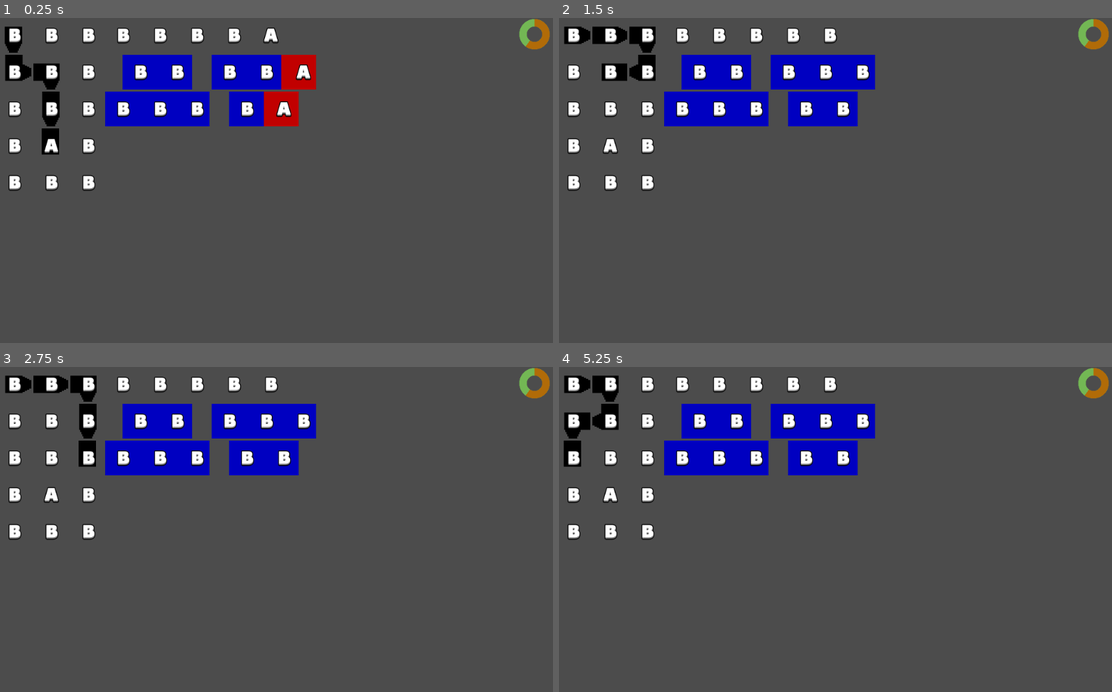
Above: before the commit, frames 1-4 (two rows, left to right).
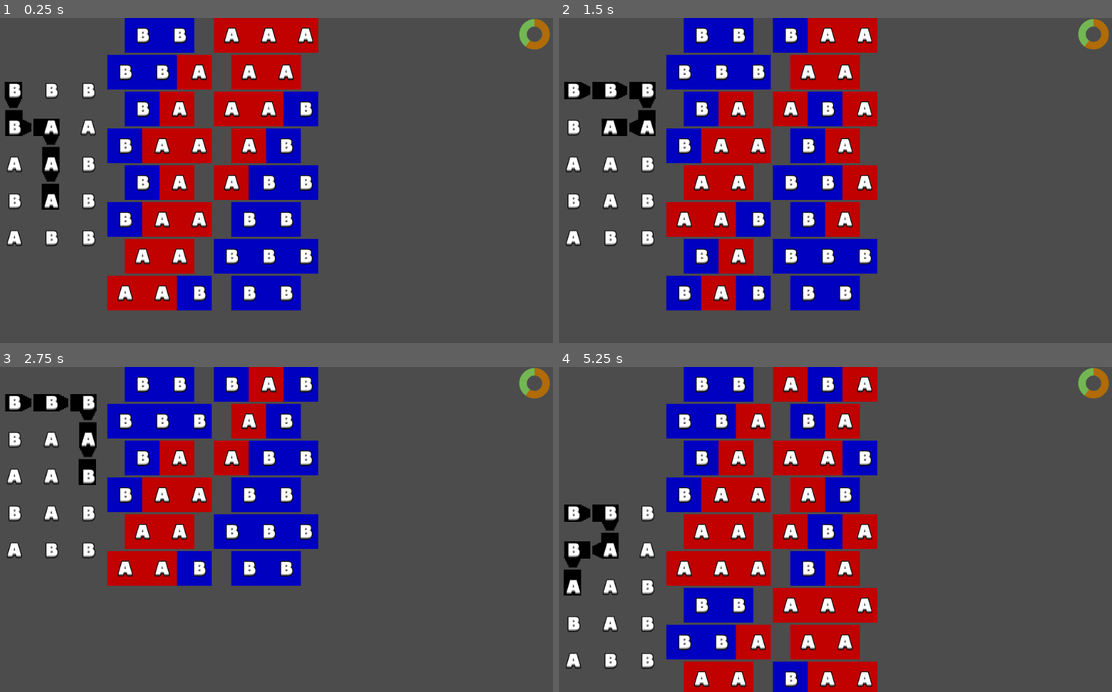
Above: after the commit, the same moments.

Repository: Pe3Hu/uri
Game: Godot game, scene res://scenes/Game.tscn
The game is run twice, just before and just after one commit, with the same random seed, the same clock (stepped at 60 frames per second) and the same inputs.
Inputs (mouse positions are in pixels of both pictures, inside the frame that each line leads up to):
- Up to frame 1 (0.25 s): no input
- Up to frame 2 (1.5 s): tap Enter at 0.5 s; move the mouse to (957, 164) at 0.52 s; click (957, 164) at 0.67 s; tap Space at 1.25 s; move the mouse to (724, 196) at 1.27 s; hold S from 1.28 s (still down); click (724, 196) at 1.42 s
- Up to frame 3 (2.75 s): tap Enter at 2 s; move the mouse to (331, 458) at 2.02 s; release S at 2.03 s; click (331, 458) at 2.17 s
- Up to frame 4 (5.25 s): tap Space at 2.75, 4.25 s; move the mouse to (807, 594) at 2.77 s; click (807, 594) at 2.92 s; tap Enter at 3.5 s; move the mouse to (1001, 578) at 3.52 s; hold S from 3.53 s (still down); click (1001, 578) at 3.67 s; move the mouse to (664, 480) at 4.27 s; click (664, 480) at 4.42 s; move the mouse to (863, 529) at 5.02 s; click (863, 529) at 5.17 s

The runs differ from the first frame. In frame 1, 31% of the frame differs, in the area x 0-58%, y 0-90%; in frame 2, 31%; in frame 3, 23%; in frame 4, 34%, in the area x 0-58%, y 0-100%.

Commit message:
update version 0.006
1. Mots update

Diff:
--- a/scenes/Game.tscn
+++ b/scenes/Game.tscn
@@ -1,11 +1,9 @@
-[gd_scene load_steps=7 format=2]
+[gd_scene load_steps=5 format=2]
 
 [ext_resource path="res://assets/bars/ring.png" type="Texture" id=1]
 [ext_resource path="res://scripts/Game.gd" type="Script" id=2]
 [ext_resource path="res://scripts/MapDraw.gd" type="Script" id=3]
-[ext_resource path="res://scenes/Livre/Livre.tscn" type="PackedScene" id=4]
-[ext_resource path="res://scenes/Mot/Mot.tscn" type="PackedScene" id=5]
-[ext_resource path="res://scenes/Pattern/Pattern.tscn" type="PackedScene" id=6]
+[ext_resource path="res://scenes/Lutte/Lutte.tscn" type="PackedScene" id=4]
 
 [node name="Game" type="Node"]
 script = ExtResource( 2 )
@@ -31,12 +29,6 @@
 visible = false
 script = ExtResource( 3 )
 
-[node name="Pattern" parent="." instance=ExtResource( 6 )]
-
-[node name="Mot" parent="." instance=ExtResource( 5 )]
-margin_left = 200.0
-margin_right = 200.0
-
-[node name="Livre" parent="." instance=ExtResource( 4 )]
+[node name="Lutte" parent="." instance=ExtResource( 4 )]
 
 [connection signal="timeout" from="Timer" to="." method="_on_Timer_timeout"]
--- a/scenes/Livre/Livre.gd
+++ b/scenes/Livre/Livre.gd
@@ -27,7 +27,7 @@
 
 
 func spawn_lettre(col_: int) -> void:
-	var vocabulary = ["A","B","B"]
+	var vocabulary = ["A","B","B","B"]
 	var letter = Global.get_random_element(vocabulary)
 	var frame_index = Global.ALPHABET.find(letter)+Global.NUMBER_SHIFT
 	var grid = Vector2(col_,rows-1)
--- /dev/null
+++ b/scenes/Lutte/Lutte.gd
@@ -0,0 +1,24 @@
+extends Control
+
+
+
+func init_mots():
+	reset_mots()
+	find_all_words()
+
+
+func reset_mots() -> void:
+	for child in $H/Mots.get_children():
+		child.queue_free()
+
+
+func find_all_words() -> void:
+	$H/C/Pattern.init_all_anchors()
+
+
+func add_mot() -> void:
+	$H/C/Pattern.add_mot()
+
+
+func generate_sequance() -> void:
+	$H/C/Pattern.generate_sequance()
--- /dev/null
+++ b/scenes/Lutte/Lutte.tscn
@@ -0,0 +1,37 @@
+[gd_scene load_steps=4 format=2]
+
+[ext_resource path="res://scenes/Pattern/Pattern.tscn" type="PackedScene" id=2]
+[ext_resource path="res://scenes/Livre/Livre.tscn" type="PackedScene" id=3]
+[ext_resource path="res://scenes/Lutte/Lutte.gd" type="Script" id=4]
+
+[node name="Lutte" type="Control"]
+anchor_right = 1.0
+anchor_bottom = 1.0
+script = ExtResource( 4 )
+
+[node name="H" type="HBoxContainer" parent="."]
+margin_right = 40.0
+margin_bottom = 40.0
+
+[node name="C" type="CenterContainer" parent="H"]
+margin_right = 36.0
+margin_bottom = 40.0
+size_flags_horizontal = 3
+size_flags_vertical = 3
+
+[node name="Pattern" parent="H/C" instance=ExtResource( 2 )]
+margin_left = 18.0
+margin_top = 20.0
+margin_right = 18.0
+margin_bottom = 20.0
+
+[node name="Livre" parent="H/C" instance=ExtResource( 3 )]
+margin_left = 18.0
+margin_top = 20.0
+margin_right = 18.0
+margin_bottom = 20.0
+
+[node name="Mots" type="GridContainer" parent="H"]
+margin_left = 40.0
+margin_right = 40.0
+margin_bottom = 40.0
--- a/scenes/Mot/Mot.gd
+++ b/scenes/Mot/Mot.gd
@@ -10,6 +10,7 @@
 
 var lettres = []
 var permutations = []
+var value = ""
 
 
 func _ready():
@@ -35,7 +36,6 @@
 	var sizes = get_all_sizes()
 	get_all_syllabes(sizes)
 	fill_permutations()
-	print()
 
 
 func get_all_sizes() -> Array:
--- a/scenes/Mot/Mot.tscn
+++ b/scenes/Mot/Mot.tscn
@@ -6,3 +6,4 @@
 script = ExtResource( 1 )
 
 [node name="Word" type="GridContainer" parent="."]
+visible = false
--- a/scenes/Pattern/Pattern.gd
+++ b/scenes/Pattern/Pattern.gd
@@ -2,20 +2,21 @@
 class_name Pattern
 
 var cell_scene = preload("res://scenes/Cell/Cell.tscn")
+var mot_scene = preload("res://scenes/Mot/Mot.tscn")
 
 var cols = 3
 var rows = 5
 
 var cells = []
 var sequance = []
-var mot
+var mots
 var livre
 
 func _ready():
 	columns = cols
 	init_empty_cells()
 	generate_sequance()
-	mot = get_parent().get_node("Mot")
+	mots = get_parent().get_parent().get_node("Mots")
 	livre = get_parent().get_node("Livre")
 
 
@@ -132,15 +133,51 @@
 		cell.set_frame(frame)
 
 
-func fill_mot() -> void:
-	mot.lettres = []
+func add_mot(anchor_: Vector2) -> void:
+	var new_mot = mot_scene.instance()
 
 	for grid in sequance:
-		var lettre = livre.get_lettre(grid)
-		mot.lettres.append(lettre)
+		var lettre = livre.get_lettre(grid+anchor_)
+		new_mot.value += lettre.value
+		new_mot.lettres.append(lettre)
 
-	mot.fill_lettres()
+	var dublicate = false
 
+	for child in mots.get_children():
+		if new_mot.value == child.value:
+			dublicate = true
+			break
+
+	if !dublicate:
+		mots.add_child(new_mot)
+		new_mot.fill_lettres()
+
+
+func init_all_anchors() -> Array:
+	var anchors = []
+	var min_grid = Vector2.ONE*max(rows,cols)
+	var max_grid = Vector2.ZERO
+
+	for grid in sequance:
+		if grid.x > max_grid.x:
+			max_grid.x = grid.x
+		if grid.y > max_grid.y:
+			max_grid.y = grid.y
+		if grid.x < min_grid.x:
+			min_grid.x = grid.x
+		if grid.y < min_grid.y:
+			min_grid.y = grid.y
+
+	var sequance_size = max_grid-min_grid
+	var shifts = +Vector2(cols,rows)-sequance_size
+
+	for _i in shifts.x:
+		for _j in shifts.y:
+			var anchor = min_grid+Vector2(_i,_j)
+			anchors.append(anchor)
+			add_mot(anchor)
+
+	return anchors
 
 func get_cell(grid_: Vector2) -> Cell:
 	var index = grid_.y*cols+grid_.x
--- a/scripts/Game.gd
+++ b/scripts/Game.gd
@@ -3,7 +3,7 @@
 
 func _ready():
 	Global.obj.map = Classes_Map.Map.new()
-	$Pattern.fill_mot()
+	$Lutte.init_mots()
 #	Global.rng.randomize()
 #	var index_r = Global.rng.randi_range(0, options.size()-1)
 
@@ -20,8 +20,8 @@
 		Global.mouse_pressed = !Global.mouse_pressed
 
 		if Global.mouse_pressed:
-			$Pattern.generate_sequance()
-			$Pattern.fill_mot()
+			$Lutte.generate_sequance()
+			$Lutte.init_mots()
 
 		if Global.flag.click:
 			if Global.obj.keys().has("map"):
